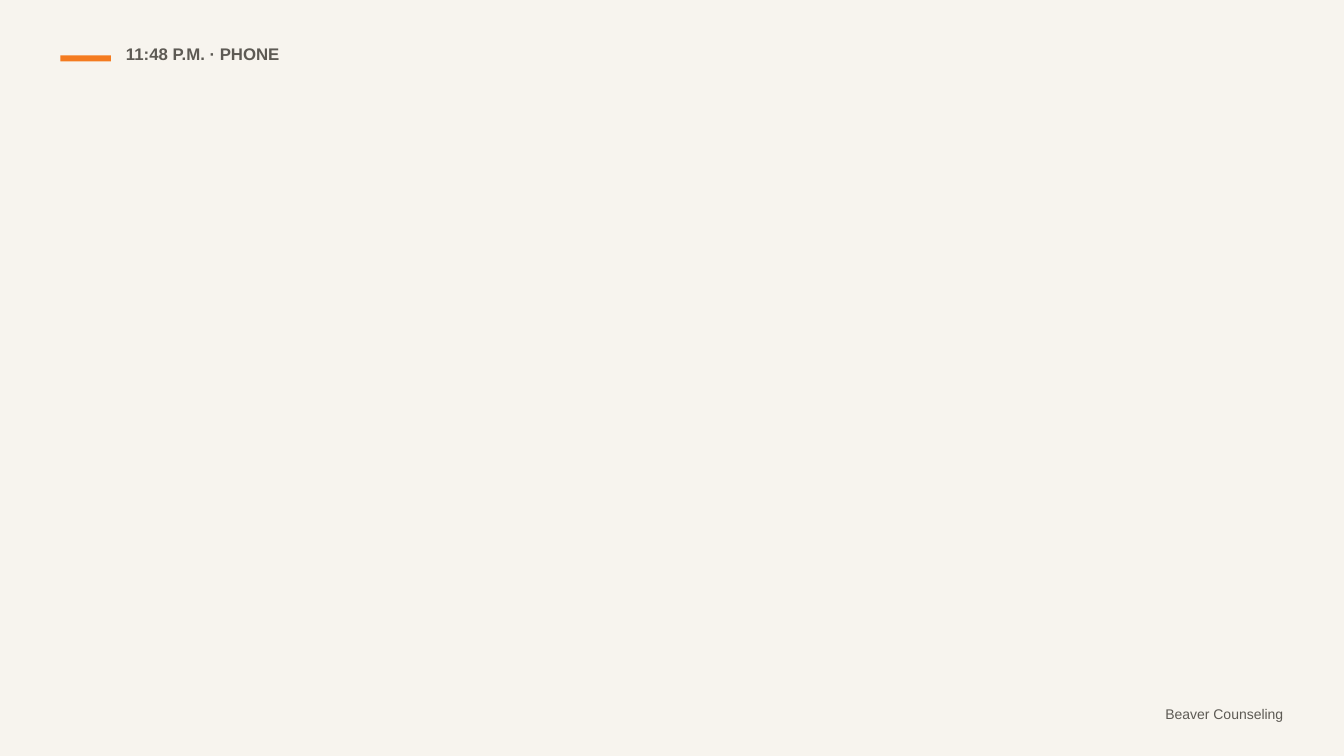
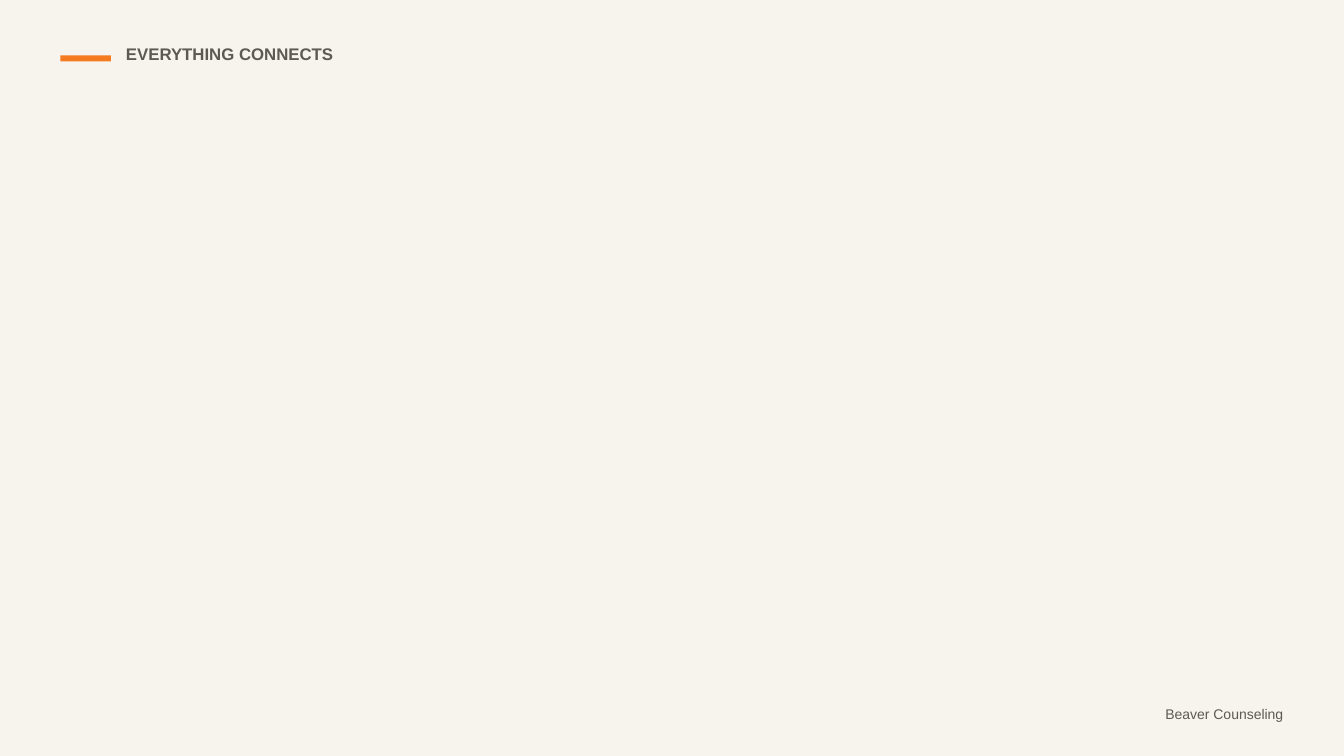
Before and after one commit to rmwtoolkit/bcds-toolkit, a slide deck: slide 18 of decks/everything-connects-lesson-v2.pptx (slide 7 before the commit). Drawn at 1344x756 pixels with LibreOffice and Linux fonts; fonts in the diff are those of the drawing; background and template pictures are left out. Boxes give left, top, right and bottom in pixels: in the first picture for what was removed or moved away, otherwise in the second. Text is boxed around its words. In the diff, an @@ line names an element or a change of style, - is before the commit and + after.

```diff
--- a/decks/everything-connects-lesson-v2.pptx
+++ b/decks/everything-connects-lesson-v2.pptx
@@ text at <box>126,48,333,60</box>: text changed @@
-11:48 P.M. · PHONE
+EVERYTHING CONNECTS
```
Also in this commit, not shown: 16 other slides changed, 5 slides added, 2 other files.
